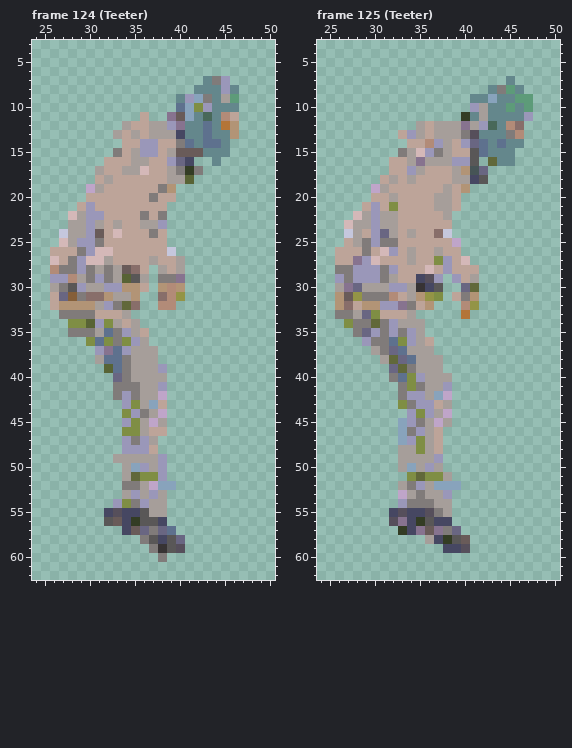
Pixel-art file, stored at spell-casting/ase/jochem64-half-frames.ase. Above, as it was before the edit.
64x64 pixels, 155 frames. Colours within 5 levels of each other are drawn and written as one. Shown: frame 124 (Teeter): x 24..50, y 3..62; frame 125 (Teeter): x 24..50, y 3..62. The commit also changed other frames, which this record leaves out.
After the commit:
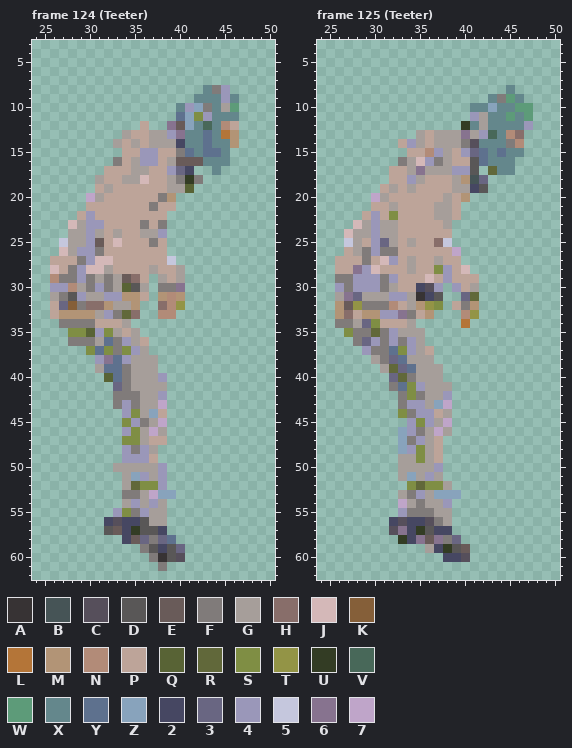
Palette (. is transparent): A #373334  B #465456  C #564f5b  D #595757  E #695b59  F #807b7a  G #a69e9a  H #886e6a  J #d4b8b8  K #855f39  L #b47538  M #b29476  N #b28b78  P #bda499  Q #586335  R #61683a  S #7f8e44  T #939446  U #333c24  V #486859  W #5d9b79  X #64878c  Y #5e718e  Z #88a3bc  2 #464762  3 #696682  4 #9a97b9  5 #c5c7dd  6 #87738f  7 #bfa5c9
Difference:
Changed rows in their new state; - is an unchanged pixel.
Frame 124 (Teeter), layer "Layer":
first column x 26:
 7 -----------------...-
 8 ----------------.-F-.
 9 --------------..XX-4X
10 --------------X4ZF-GW
11 ----------.--.Y-S4-XX
12 --------..-..6EZ-V-NP
13 -------.GP---46----L-
14 -------G-GPGGG2X--X-M
15 -------.-P---PFYXYY--
16 ------.F--44-GEEEX-X-
17 -----.--P-G--432.-X--
18 -----GP-GGJ---FUF----
19 ----.PG-----PGGQ-----
20 ----7G-----PFM-------
21 ---.P------F-P-------
22 --.P-P----P-P--------
23 --J--4-P--FPF--------
24 -.---G-G--GG4--------
25 -5-G-E-J---F---------
26 .JG4-FP------.-------
27 P-PF4-J----P-5.------
28 JP--JJGPPP-GP--------
29 NFF4-G--EHP-GPG------
30 44NGF4FGQDG-FF6------
31 GFD4GG44M-P-M-M------
32 -3KFHHMGGM--H-T------
33 PMMMMG4FRH--NN-------
34 -FFFFPPPG.-----------
35 --SSQ4SGP-.----------
36 --FFFGY-4GP----------
37 ----SYSFS4-.---------
38 -----46-4------------
39 -----GY-----.--------
40 ------QY----4--------
41 -------3-G--G--------
42 --------F---4--------
43 -------F-F-G7--------
44 --------4SGZP--------
45 --------S4FG7--------
46 --------4--7G--------
47 --------SSGPP--------
48 ---------F-G---------
49 -------.444P.--------
50 -------G-GG----------
51 ---------Z4G---------
52 --------GRSS4.-------
53 --------FF-7ZZ-------
54 -------.G4G4---------
55 ------.4SF4----------
56 ------2C-2-GG--------
57 ------DE-UDD2.-------
58 --------2E3F3Y.------
59 ----------FD2-3------
60 -----------FADC------
61 ------------F--------
Frame 125 (Teeter), layer "Layer":
first column x 26:
 7 -------------------.--
 8 -----------------..X.-
 9 ---------------..XFWX.
10 ---------------XXZ-XW-
11 --------------.4---W-W
12 ---------.....UXGX-XX4
13 -------..-----6G4V-NH-
14 -------P4GPG-GFCX-XFN-
15 -------.PPN4--43--Y-X-
16 ------.F-J4F-PP-YX----
17 --------G6GGG44D.RXX--
18 -----.P-4G----MB3-----
19 ----.PG-G---PGG2D-----
20 ----7GP----P--M-------
21 ---.P-G---------------
22 --.P-PS----G-P--------
23 -.J---------G---------
24 -J-G-G--P--PP---------
25 -5-P-3G-G--H5.--------
26 .-G-4FF-P--P-7--------
27 --PFPJ4----GP-.-------
28 PP6-JPP-G-PS--J.------
29 F-----4--PJP4P-P------
30 4F444FGPP2C4-4PG------
31 G63GGG44-A2D-.3R------
32 -ETFFFNPGMTS-PFM------
33 MHPMM446FPM---NT------
34 FFG3SPPP-.----L-------
35 -S-FR--GG-------------
36 --F34-4F--.-----------
37 ---4F-YS4-P-----------
38 ----GF3YG--.----------
39 -----GR3Y-------------
40 ------3RFG--.---------
41 ------FY-4--G---------
42 --------SF-G4---------
43 -------F4-GZ7---------
44 -------SF4-PG---------
45 -------.-S4G7---------
46 --------4F-7G---------
47 --------F4------------
48 -------Z4-------------
49 ---------S-P----------
50 --------G-G4----------
51 -------GZG4G.---------
52 -------.SRSSG.--------
53 -------GF4-ZZZ--------
54 -------7G-G-4---------
55 ------.4FFFG----------
56 ------2C-2CFG---------
57 ------C6-UD22.--------
58 -------U26E6F3.-------
59 ----------G2UDE-------
60 ------------22C-------
Pixel boxes of the changes (left, top, right, bottom) in both pictures:
changed: (50, 76, 239, 571)
changed: (335, 76, 533, 562)
